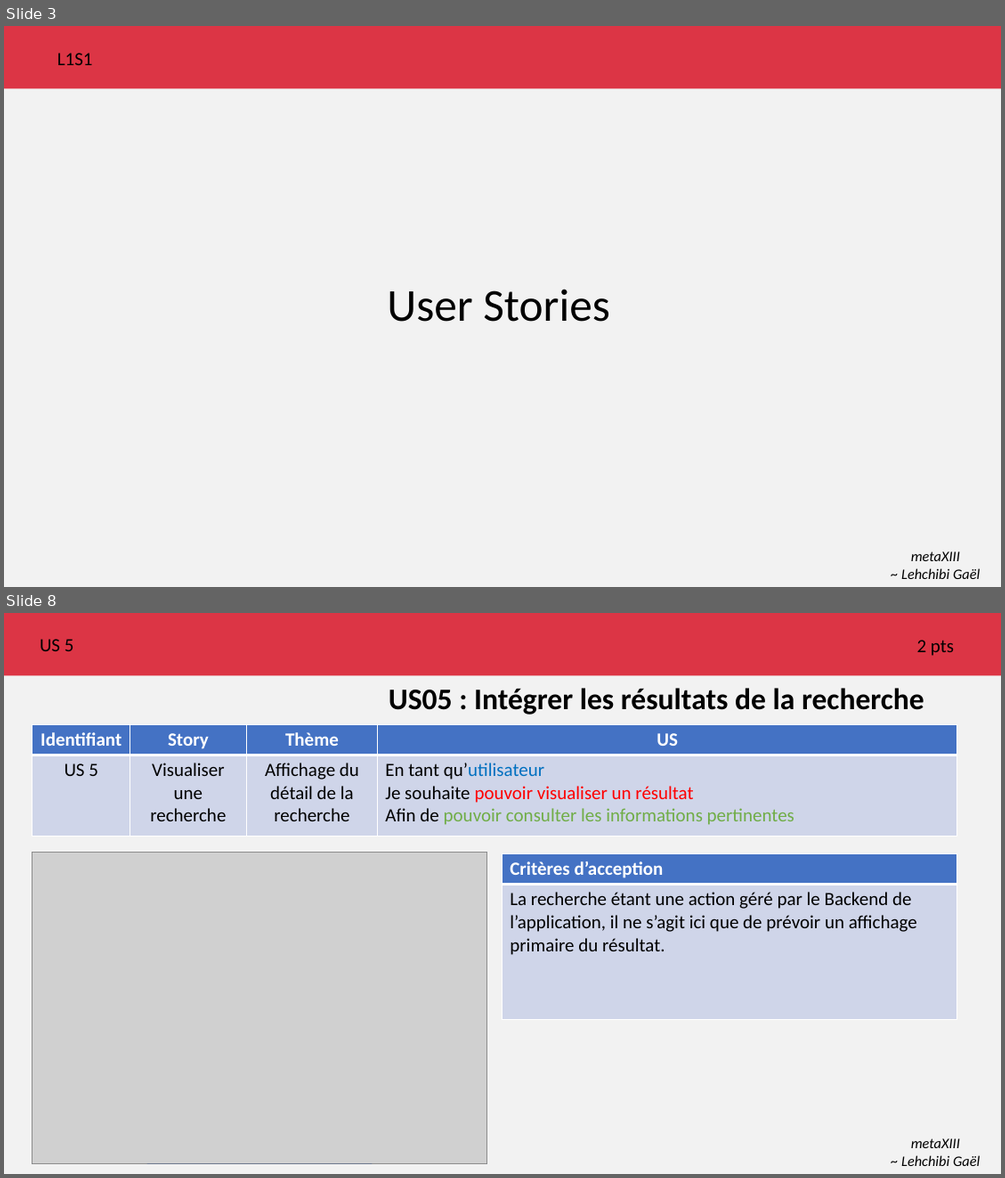
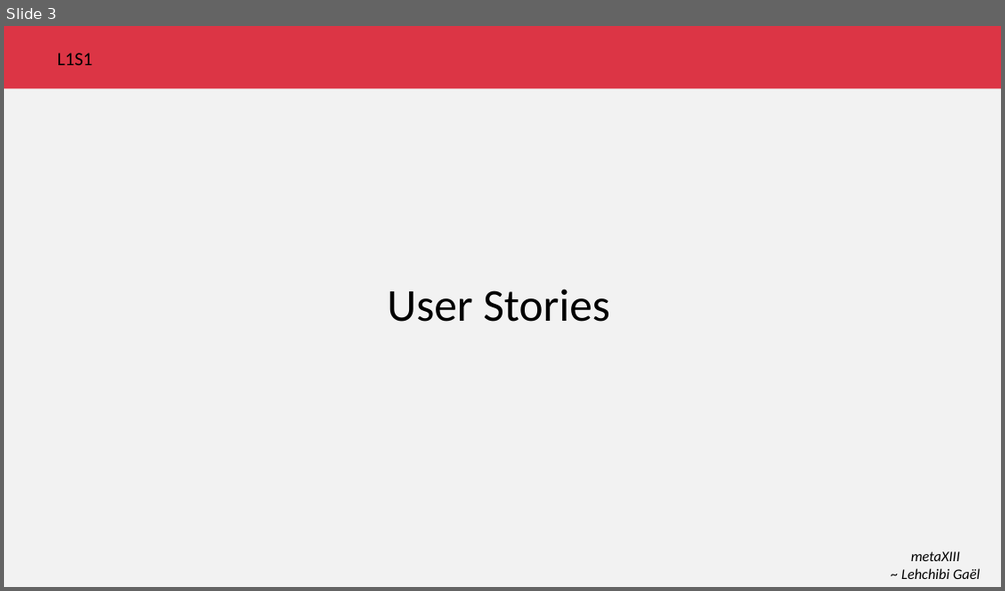
Before and after one commit to metaXIII/OC-java-P6, a slide deck: agile/Lot 1/Sprint 2/escalade.pptx. Shown one above the other, each under a label of ours: slides 3 and 8 before the commit, slide 3 after it; the slides between them are not shown. The pictures are 1005x1178 and 1005x591 pixels, drawn with LibreOffice and Linux fonts; fonts in the diff are those of the drawing; grey boxes stand for pictures. Boxes give left, top, right and bottom in pixels: in the first picture for what was removed or moved away, otherwise in the second. Text is boxed around its words. In the diff, an @@ line names an element or a change of style, - is before the commit and + after.

```diff
--- a/agile/Lot 1/Sprint 2/escalade.pptx
+++ b/agile/Lot 1/Sprint 2/escalade.pptx
@@ slide 8 removed at (4,613,1001,1174), background #F2F2F2 @@
@@ rectangle removed at (4,613,1001,676) @@
@@ text removed at (40,639,74,651) @@
-US 5
@@ text removed at (917,640,954,656) @@
-2 pts
@@ title removed at (388,688,924,714) @@
-US05 : Intégrer les résultats de la recherche
@@ table removed at (32,724,956,835), 2 rows, 4 columns @@
-Identifiant | Story | Thème | US
-US 5 | Visualiser une recherche | Affichage du détail de la recherche | En tant qu’utilisateur / Je souhaite pouvoir visualiser un résultat / Afin de pouvoir consulter les informations pertinentes
@@ rectangle removed at (32,852,487,1163) @@
@@ picture removed at (32,852,487,1163) @@
@@ table removed at (502,854,957,1019), 2 rows, 1 columns @@
-Critères d’acception
-La recherche étant une action géré par le Backend de l’application, il ne s’agit ici que de prévoir un affichage primaire du résultat.
@@ text removed at (901,1138,979,1166) @@
-metaXIII
-~ Lehchibi Gaël
```
Also in this commit, not shown: 4 slides changed, 2 slides added, 5 other slides removed, 1 other file.
